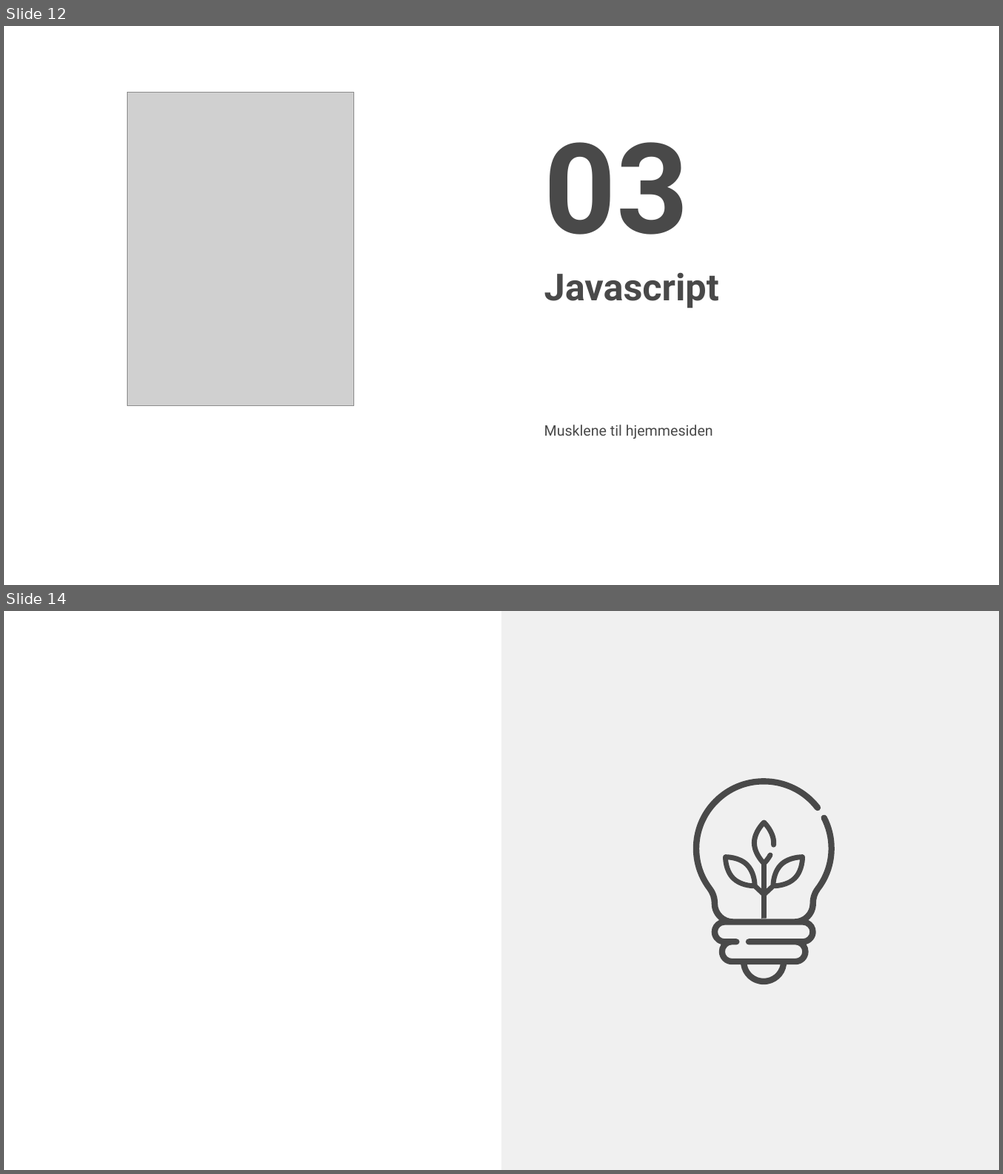
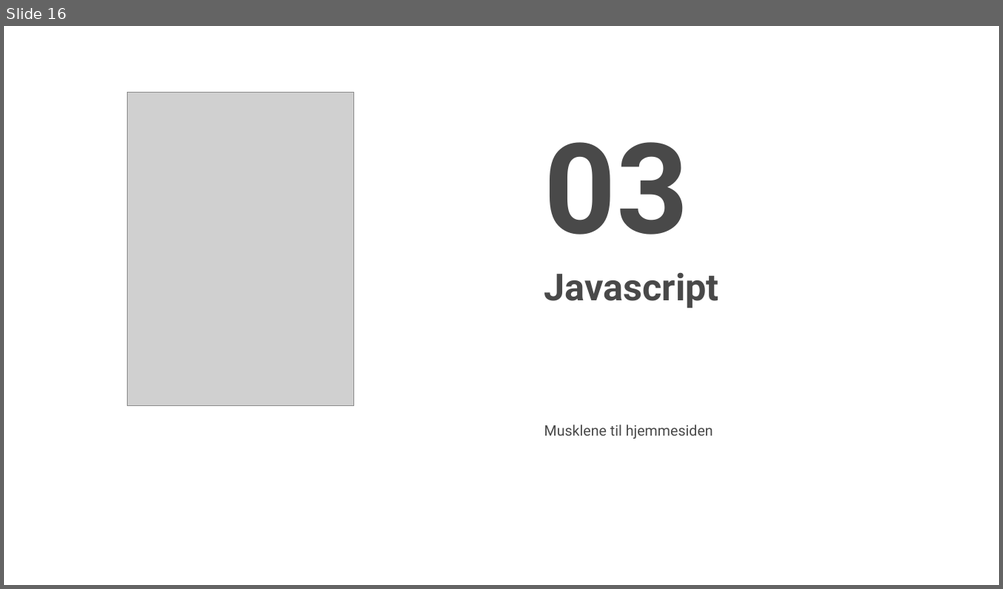
Before and after one commit to pibendik/KursSopraSteria2020, a slide deck: presentasjon.potx. Shown one above the other, each under a label of ours: slides 12 and 14 before the commit, slide 16 after it; the slides between them are not shown. The pictures are 1003x1174 and 1003x589 pixels, drawn with LibreOffice and Linux fonts; fonts in the diff are those of the drawing; grey boxes stand for pictures; background and template pictures are left out. Boxes give left, top, right and bottom in pixels: in the first picture for what was removed or moved away, otherwise in the second. Text is boxed around its words. In the diff, an @@ line names an element or a change of style, - is before the commit and + after.

```diff
--- a/presentasjon.potx
+++ b/presentasjon.potx
@@ slide 14 removed at bbox=[4, 611, 999, 1170], background #FFFFFF @@
@@ rectangle removed at bbox=[502, 611, 999, 1170] @@
@@ freeform shape removed at bbox=[693, 778, 834, 985] @@
@@ freeform shape removed at bbox=[723, 820, 805, 923] @@
@@ what was slide 12 is now slide 16 @@
```
Also in this commit, not shown: 4 slides changed, 14 slides added, 1 other slide removed, 8 other files.
